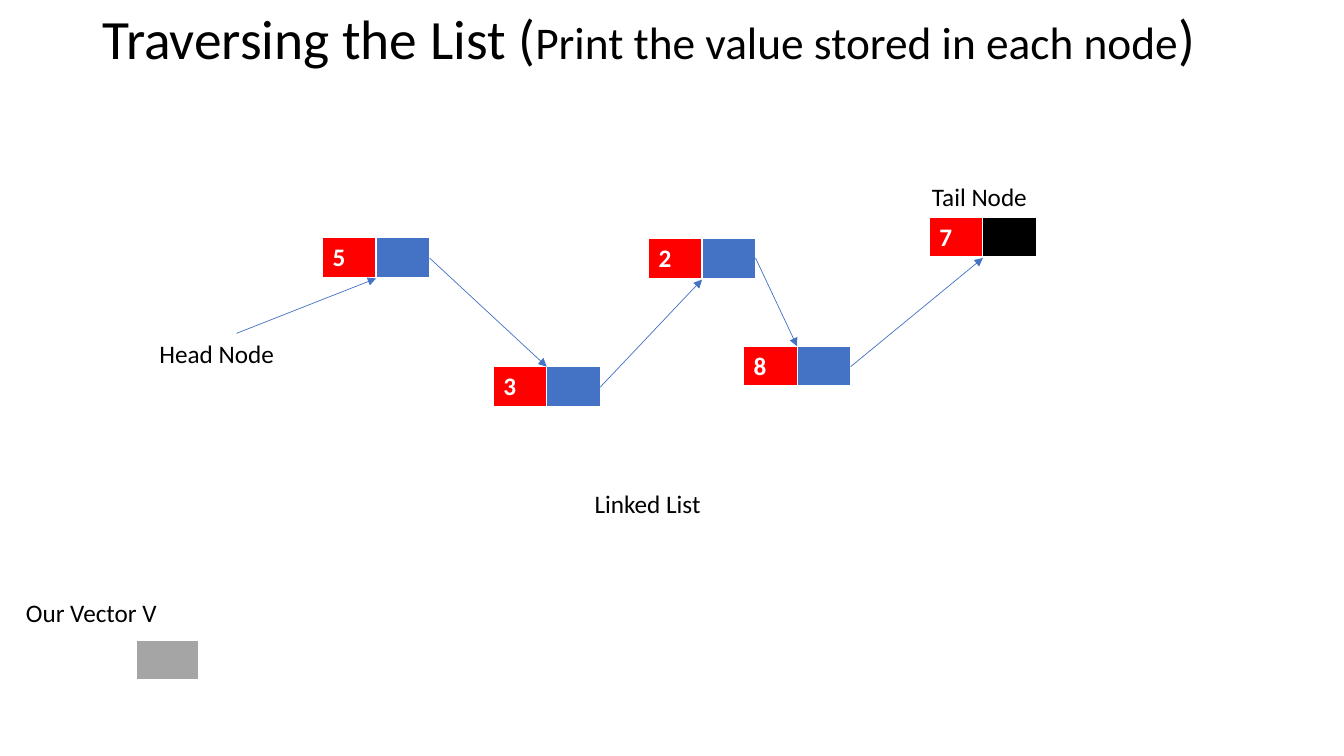
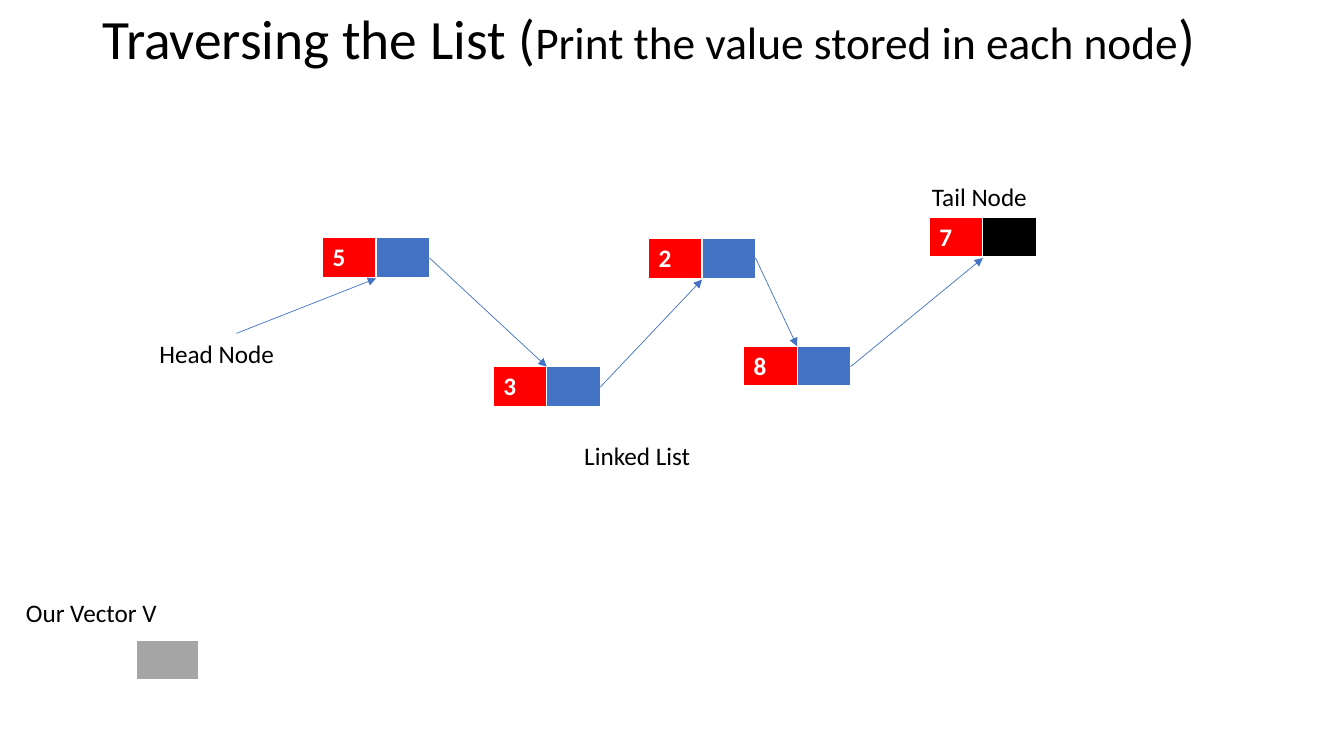
Before and after one commit to juliennyambal/COMS-1021-A-2019, a slide deck: slide 10 of Linked Lists.pptx (slide 6 before the commit). Drawn at 1344x756 pixels with LibreOffice and Linux fonts; fonts in the diff are those of the drawing. Boxes give left, top, right and bottom in pixels: in the first picture for what was removed or moved away, otherwise in the second. Text is boxed around its words. In the diff, an @@ line names an element or a change of style, - is before the commit and + after.

```diff
--- a/Linked Lists.pptx
+++ b/Linked Lists.pptx
@@ text "Linked List": place and size @@
-text "Linked List" at box(595, 495, 700, 513)
+text "Linked List" at box(584, 447, 690, 466)
```
Also in this commit, not shown: 8 other slides changed, 21 slides added, 1 other file.
